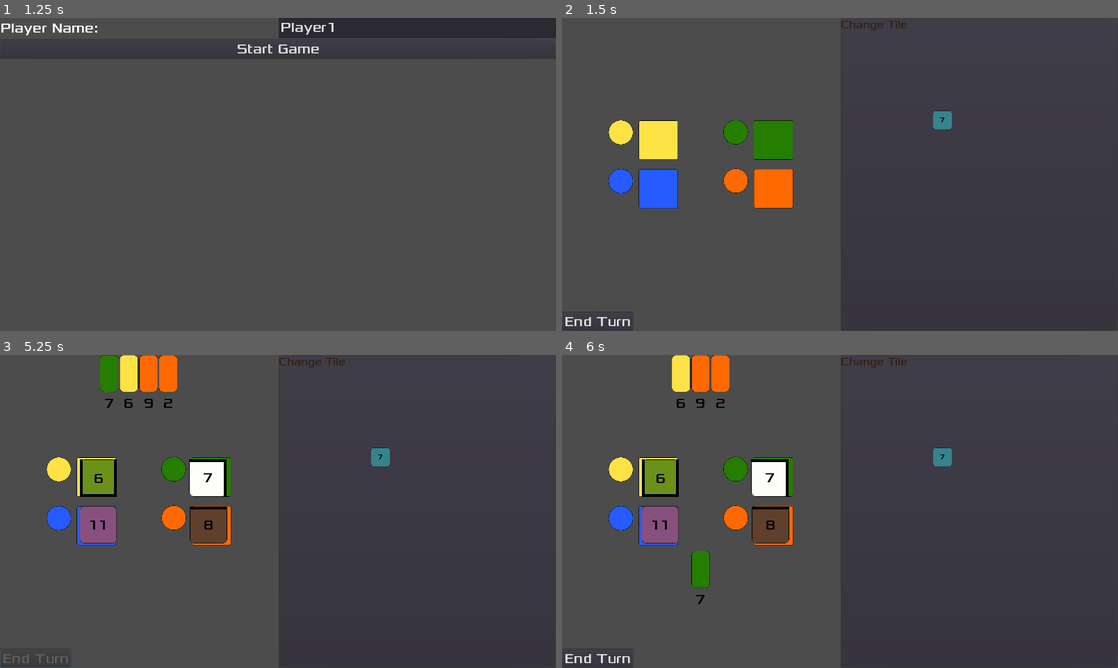
Above: before the commit, frames 1-4 (two rows, left to right).
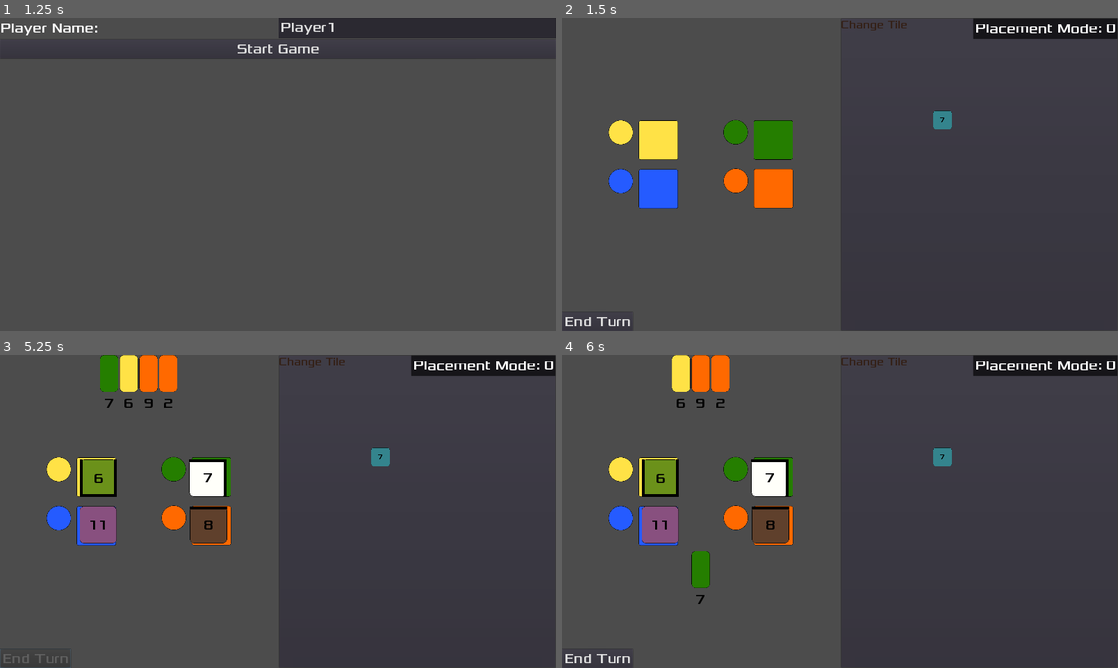
Above: after the commit, the same moments.

Repository: Structed/alcaramba
Game: Godot game, scene res://Drawable/MainMenu/MainMenu.tscn
The game is run twice, just before and just after one commit, with the same random seed, the same clock (stepped at 60 frames per second) and the same inputs.
Inputs (mouse positions are in pixels of both pictures, inside the frame that each line leads up to):
- Up to frame 1 (1.25 s): click "New Game" at 0.5 s
- Up to frame 2 (1.5 s): click "Start Game" at 1.25 s
- Up to frame 3 (5.25 s): click (100, 477) at 2 s; click (205, 477) at 2.75 s; click (211, 524) at 3.5 s; click (100, 524) at 4.25 s; click "End Turn" at 5 s
- Up to frame 4 (6 s): click "7" at 5.75 s

Frame 1 is identical in both runs. In frame 2, 1.7% of the frame differs, in the area x 74-100%, y 0-7%; in frame 3, 1.7%; in frame 4, 1.7%.

Commit message:
Fixed showing OverlayDebugInfo

Diff:
--- a/src/alcaramba/Drawable/Town/Town.gd
+++ b/src/alcaramba/Drawable/Town/Town.gd
@@ -18,8 +18,9 @@
 	$TileMap_valid_overlay.hide()
 	draw_placed_tiles()
 
+	OverlayDebugInfo.show()
 	OverlayDebugInfo.set_horizontal_align_right()
-	OverlayDebugInfo.set_vertical_align_bottom()
+	OverlayDebugInfo.set_vertical_align_top()
 
 
 # Called every frame
